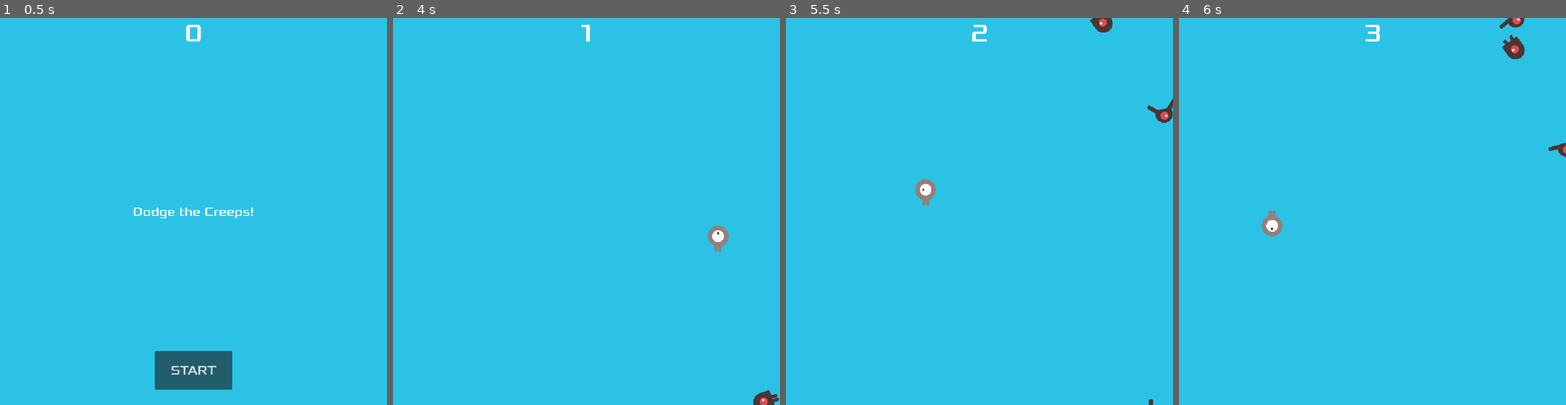
Above: before the commit, frames 1-4 (left to right).
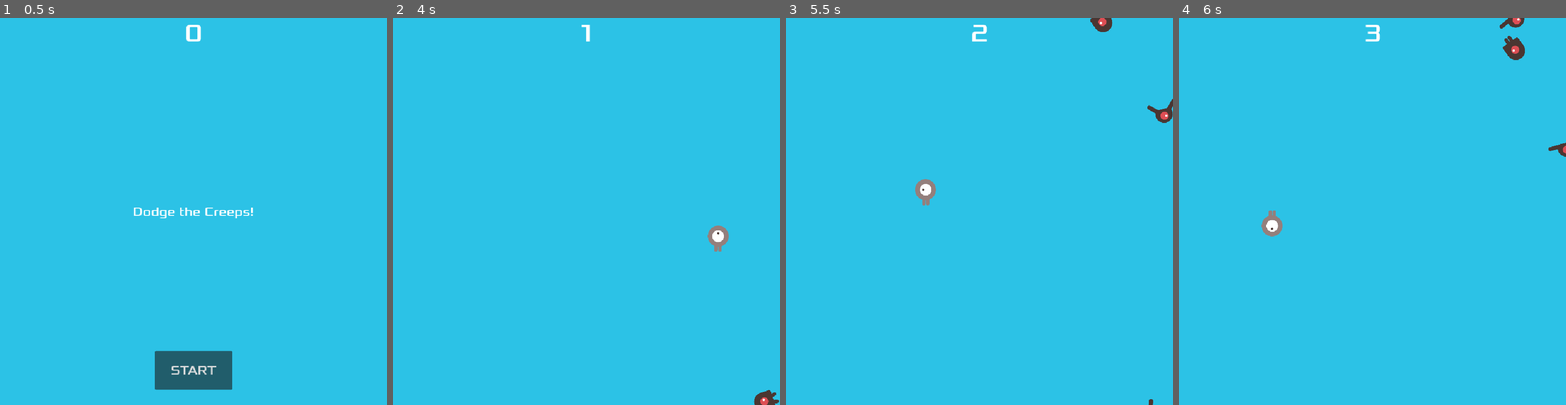
Above: after the commit, the same moments.

Repository: FightKnight441/godot_2D_tutorial
Game: Godot game, scene res://main.tscn
The game is run twice, just before and just after one commit, with the same random seed, the same clock (stepped at 60 frames per second) and the same inputs.
Inputs:
- Up to frame 1 (0.5 s): no input
- Up to frame 2 (4 s): click "START" at 0.5 s; tap Enter at 1.25 s; hold D (move_right) 1.28-2.03 s; hold S (move_down) 2.03-2.78 s; hold D (move_right) 2.78-3.53 s; hold W (move_up) from 3.53 s (still down)
- Up to frame 3 (5.5 s): release W (move_up) at 4.28 s; hold A (move_left) from 4.28 s (still down)
- Up to frame 4 (6 s): release A (move_left) at 5.78 s; hold S (move_down) from 5.78 s (still down)

Frame 1 is identical in both runs. In frame 2, less than 0.1% of the frame differs, in the area x 93-100%, y 96-100%; in frame 3, less than 0.1%; in frame 4, less than 0.1%, in the area x 83-90%, y 4-11%.

Commit message:
adjusted enemy animations, hitbox?, other thing with art idk

Diff:
--- a/tutorial/mob.tscn
+++ b/tutorial/mob.tscn
@@ -19,7 +19,7 @@
 }],
 "loop": true,
 "name": &"fly",
-"speed": 3.0
+"speed": 5.0
 }, {
 "frames": [{
 "duration": 1.0,
@@ -30,7 +30,7 @@
 }],
 "loop": true,
 "name": &"swim",
-"speed": 3.0
+"speed": 10.0
 }, {
 "frames": [{
 "duration": 1.0,
@@ -41,7 +41,7 @@
 }],
 "loop": true,
 "name": &"walk",
-"speed": 3.0
+"speed": 2.0
 }]
 
 [sub_resource type="CapsuleShape2D" id="CapsuleShape2D_jbnni"]
@@ -58,8 +58,7 @@
 scale = Vector2(0.5, 0.5)
 sprite_frames = SubResource("SpriteFrames_pcqmr")
 animation = &"walk"
-frame = 1
-frame_progress = 0.129966
+frame_progress = 0.433885
 
 [node name="CollisionShape2D" type="CollisionShape2D" parent="."]
 rotation = 1.5708
--- a/tutorial/player.tscn
+++ b/tutorial/player.tscn
@@ -42,7 +42,8 @@
 [node name="AnimatedSprite2D" type="AnimatedSprite2D" parent="."]
 scale = Vector2(0.5, 0.5)
 sprite_frames = SubResource("SpriteFrames_dw050")
-animation = &"walk"
+animation = &"up"
+frame_progress = 0.445875
 
 [node name="CollisionShape2D" type="CollisionShape2D" parent="."]
 shape = SubResource("CapsuleShape2D_b26j0")
Not shown, added: tutorial/tutorial_art.zip
